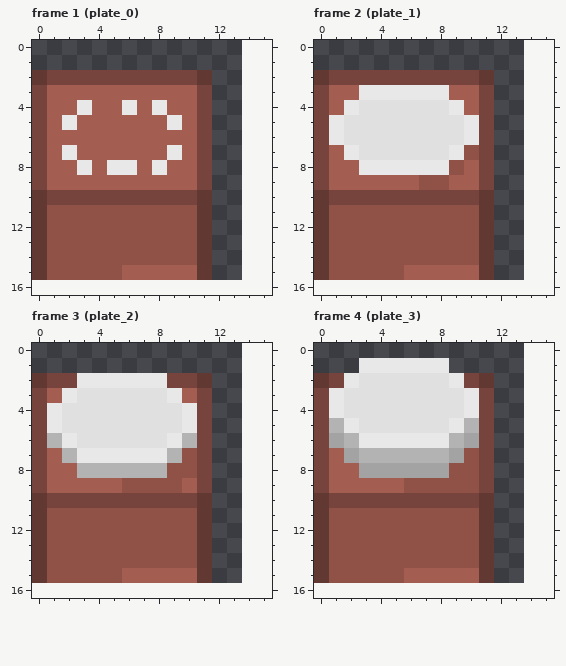
Pixel-art file -- assets/sprites/plate_counter.aseprite. Above, as it was before the edit.
16x16 pixels, 5 frames. Shown: frame 1 (plate_0), frame 2 (plate_1), frame 3 (plate_2), frame 4 (plate_3). The old version is drawn lined up with the new one, on the new canvas. The commit also changed other frames, which this record leaves out.
The result:
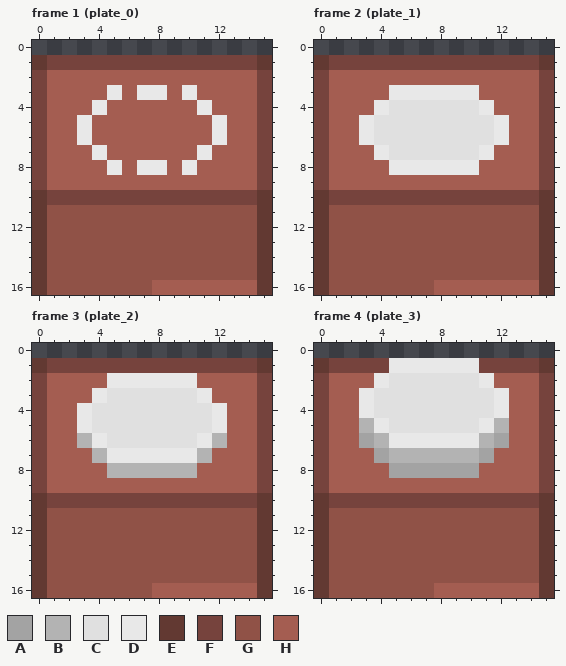
Palette (. is transparent): A #a3a3a3  B #b3b3b3  C #e0e0e0  D #e8e8e8  E #623932  F #76433d  G #905247  H #a45d51
From old to new:
canvas 16x16 -> 16x17, the old top-left corner now at -2,0 (the part of the old canvas that was cut away was empty and is not shown)
Changed rows in their new state; - is an unchanged pixel.
Frame 1 (plate_0):
first column x 0:
 1 EFFFFFFFFFFFFFFE
 2 FHHHHHHHHHHHHHHF
 3 -----D-DD-DHHHHF
 4 ---HD-H-H--DHHHF
 5 --HD-----H-HDHHF
 6 ---D-------HDHHF
 7 --H-D----H-DHHHF
 8 ---H--HD--DHHHHF
 9 -----------HHHHF
10 -----------FFFFE
11 -----------GGGGE
12 -----------GGGGE
13 -----------GGGGE
14 -----------GGGGE
15 ------GGGGGGGGGE
16 EGGGGGGGHHHHHHHE
Frame 2 (plate_1):
first column x 0:
 1 EFFFFFFFFFFFFFFE
 2 FHHHHHHHHHHHHHHF
 3 ---HH----DDHHHHF
 4 --HHD----CCDHHHF
 5 -HHD------CCDHHF
 6 -HHD------CCDHHF
 7 --HHD----CCDHHHF
 8 ---HH----DDHHHHF
 9 -------HH--HHHHF
10 -----------FFFFE
11 -----------GGGGE
12 -----------GGGGE
13 -----------GGGGE
14 -----------GGGGE
15 ------GGGGGGGGGE
16 EGGGGGGGHHHHHHHE
Frame 3 (plate_2):
first column x 0:
 1 EFFFFFFFFFFFFFFE
 2 FHHHH----DDHHHHF
 3 --HHD----CCDHHHF
 4 -HHD------CCDHHF
 5 -HHD------CCDHHF
 6 -HHBD----CCDBHHF
 7 --HHB----DDBHHHF
 8 ---HH----BBHHHHF
 9 ------HHHH-HHHHF
10 -----------FFFFE
11 -----------GGGGE
12 -----------GGGGE
13 -----------GGGGE
14 -----------GGGGE
15 ------GGGGGGGGGE
16 EGGGGGGGHHHHHHHE
Frame 4 (plate_3):
first column x 0:
 1 EFFFF----DDFFFFE
 2 FHHHD----CCDHHHF
 3 -HHD------CCDHHF
 4 -HHD------CCDHHF
 5 -HHBD----CCDBHHF
 6 -HHAB----DDBAHHF
 7 --HHA----BBAHHHF
 8 ---HH----AAHHHHF
 9 ------HHHHHHHHHF
10 -----------FFFFE
11 -----------GGGGE
12 -----------GGGGE
13 -----------GGGGE
14 -----------GGGGE
15 ------GGGGGGGGGE
16 EGGGGGGGHHHHHHHE
